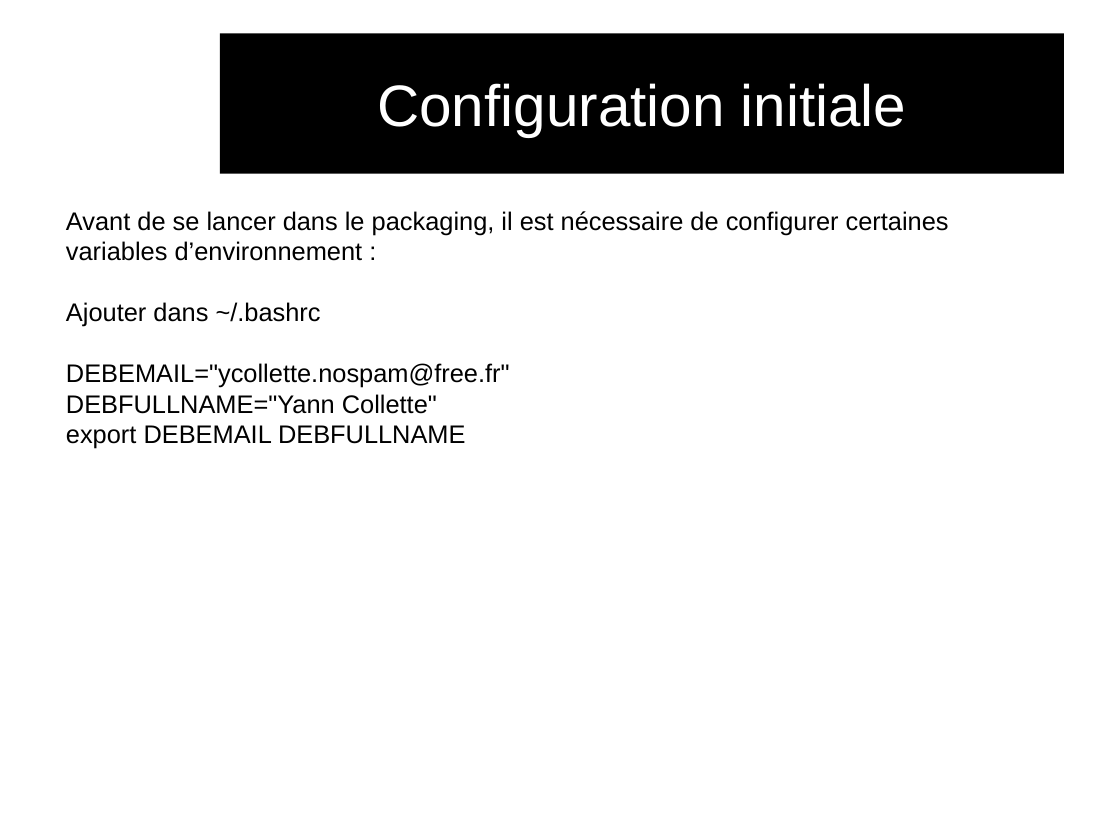
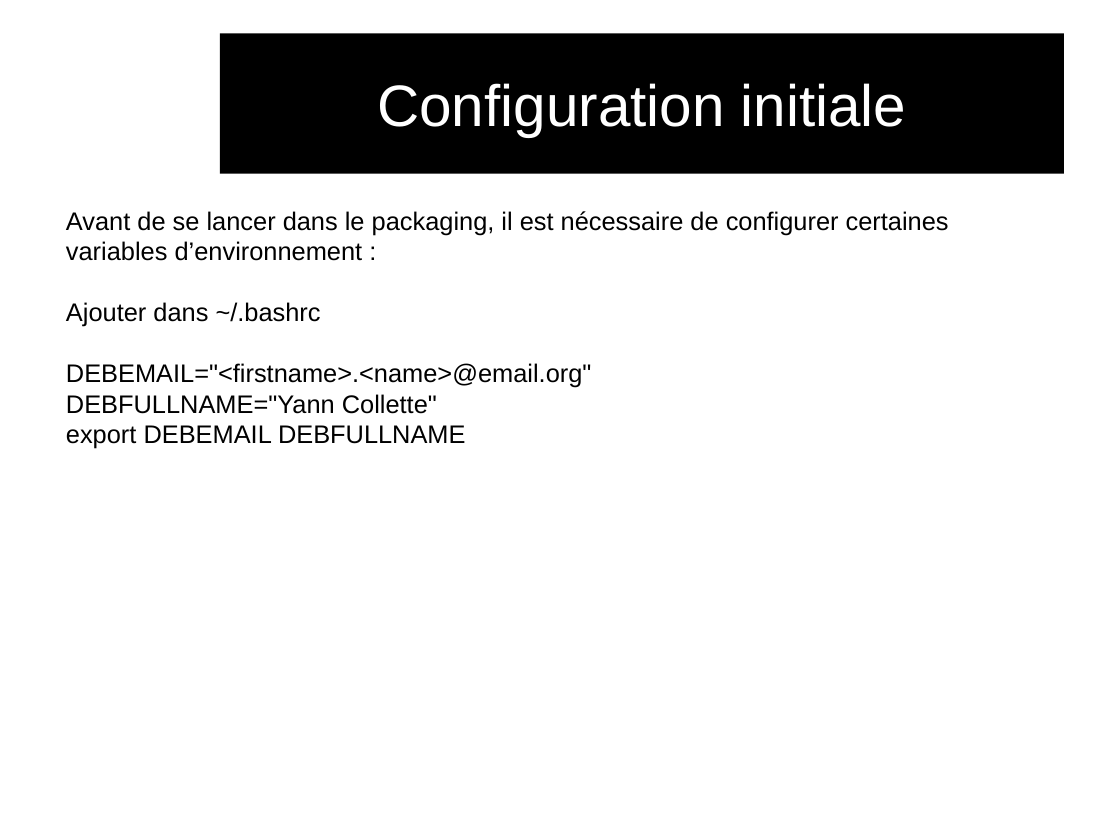
Before and after one commit to audinux/audinux.github.io, a slide deck: slide 7 of workshop/deb/deb.odp. Drawn at 1120x840 pixels with LibreOffice and Linux fonts; fonts in the diff are those of the drawing; background and template pictures are left out. Boxes give left, top, right and bottom in pixels: in the first picture for what was removed or moved away, otherwise in the second. Text is boxed around its words. In the diff, an @@ line names an element or a change of style, - is before the commit and + after.

```diff
--- a/workshop/deb/deb.odp
+++ b/workshop/deb/deb.odp
@@ text at [66, 363, 592, 388]: text changed @@
-DEBEMAIL="ycollette.nospam@free.fr"
+DEBEMAIL="<firstname>.<name>@email.org"
```
Also in this commit, not shown: 2 other slides changed, 2 slides removed, 1 other file.
